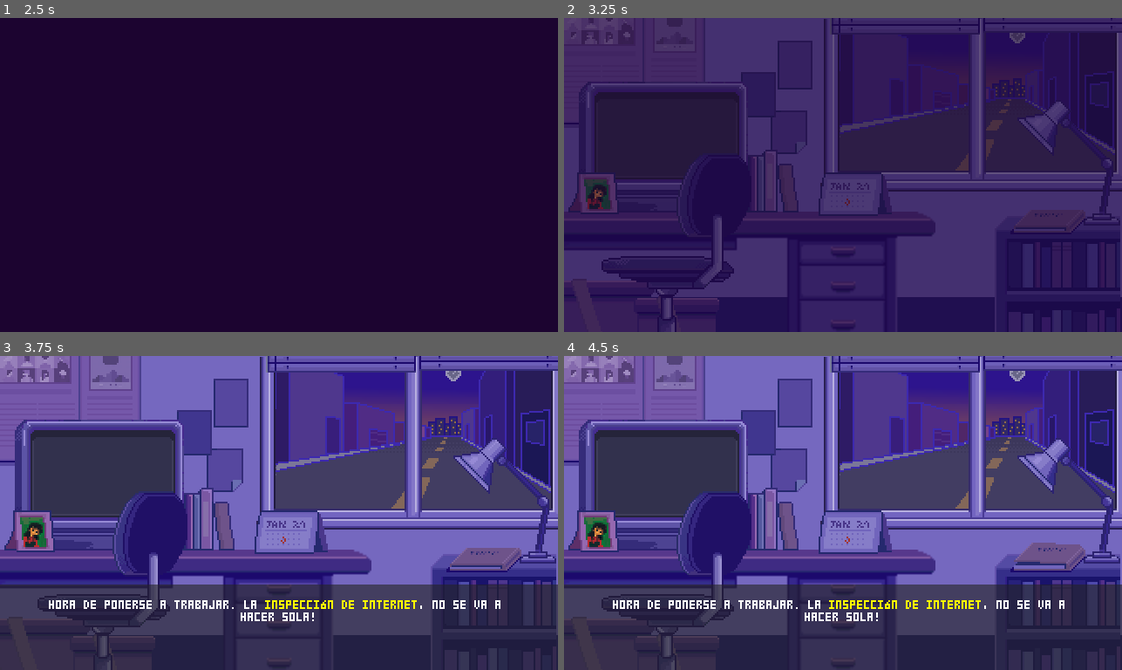
Above: before the commit, frames 1-4 (two rows, left to right).
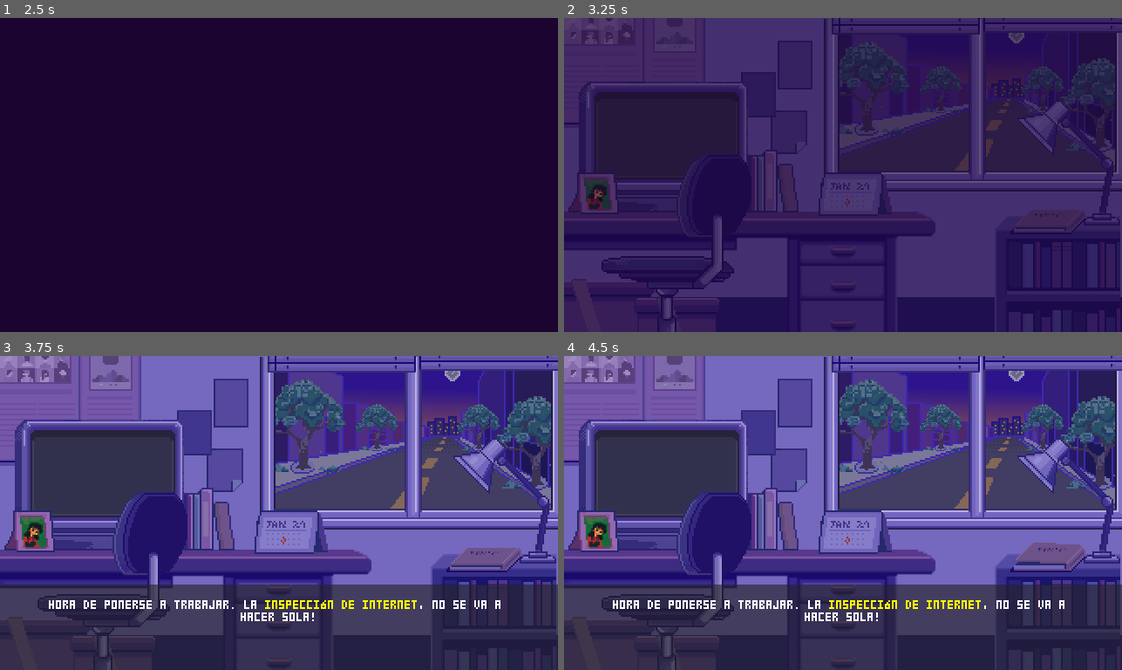
Above: after the commit, the same moments.

Repository: fede-alvarez/ggj-2021
Game: Godot game, scene res://scenes/Menu.tscn
The game is run twice, just before and just after one commit, with the same random seed, the same clock (stepped at 60 frames per second) and the same inputs.
Inputs (mouse positions are in pixels of both pictures, inside the frame that each line leads up to):
- Up to frame 1 (2.5 s): click (279, 175) at 0.5 s; click (279, 175) at 1.25 s; click (279, 175) at 2 s
- Up to frame 2 (3.25 s): click (597, 193) at 2.75 s
- Up to frame 3 (3.75 s): click (212, 434) at 3.5 s
- Up to frame 4 (4.5 s): click (1049, 556) at 4.25 s

Frame 1 is identical in both runs. In frame 2, 2.8% of the frame differs, in the area x 49-99%, y 4-49%; in frame 3, 5.9%; in frame 4, 5.9%.

Commit message:
Agregados nuevas imagenes para las noticias

Diff:
--- a/scenes/Game.tscn
+++ b/scenes/Game.tscn
@@ -25,11 +25,129 @@
 [ext_resource path="res://assets/backgrounds/background.png" type="Texture" id=23]
 [ext_resource path="res://assets/backgrounds/base.png" type="Texture" id=24]
 [ext_resource path="res://assets/elements/boxes.png" type="Texture" id=25]
-[ext_resource path="res://assets/backgrounds/ciudad_fondo.png" type="Texture" id=26]
+[ext_resource path="res://assets/backgrounds/ciudad_fondo_NUEVA.png" type="Texture" id=26]
 [ext_resource path="res://assets/elements/silla.png" type="Texture" id=27]
 [ext_resource path="res://assets/elements/animations/g4_tv.png" type="Texture" id=28]
 [ext_resource path="res://scripts/Dialogs.gd" type="Script" id=29]
 [ext_resource path="res://assets/ui/gameover.png" type="Texture" id=30]
+[ext_resource path="res://assets/elements/animations/tree.png" type="Texture" id=31]
+[ext_resource path="res://assets/elements/animations/protesta.png" type="Texture" id=32]
+
+[sub_resource type="AtlasTexture" id=8]
+atlas = ExtResource( 31 )
+region = Rect2( 0, 0, 49, 54 )
+
+[sub_resource type="AtlasTexture" id=9]
+atlas = ExtResource( 31 )
+region = Rect2( 49, 0, 49, 54 )
+
+[sub_resource type="AtlasTexture" id=10]
+atlas = ExtResource( 31 )
+region = Rect2( 98, 0, 49, 54 )
+
+[sub_resource type="AtlasTexture" id=11]
+atlas = ExtResource( 31 )
+region = Rect2( 147, 0, 49, 54 )
+
+[sub_resource type="AtlasTexture" id=12]
+atlas = ExtResource( 31 )
+region = Rect2( 196, 0, 49, 54 )
+
+[sub_resource type="AtlasTexture" id=13]
+atlas = ExtResource( 31 )
+region = Rect2( 245, 0, 49, 54 )
+
+[sub_resource type="AtlasTexture" id=14]
+atlas = ExtResource( 31 )
+region = Rect2( 294, 0, 49, 54 )
+
+[sub_resource type="AtlasTexture" id=15]
+atlas = ExtResource( 31 )
+region = Rect2( 343, 0, 49, 54 )
+
+[sub_resource type="AtlasTexture" id=16]
+atlas = ExtResource( 31 )
+region = Rect2( 392, 0, 49, 54 )
+
+[sub_resource type="AtlasTexture" id=17]
+atlas = ExtResource( 31 )
+region = Rect2( 441, 0, 49, 54 )
+
+[sub_resource type="AtlasTexture" id=18]
+atlas = ExtResource( 31 )
+region = Rect2( 490, 0, 49, 54 )
+
+[sub_resource type="AtlasTexture" id=19]
+atlas = ExtResource( 31 )
+region = Rect2( 539, 0, 49, 54 )
+
+[sub_resource type="AtlasTexture" id=20]
+atlas = ExtResource( 31 )
+region = Rect2( 588, 0, 49, 54 )
+
+[sub_resource type="AtlasTexture" id=21]
+atlas = ExtResource( 31 )
+region = Rect2( 637, 0, 49, 54 )
+
+[sub_resource type="AtlasTexture" id=22]
+atlas = ExtResource( 31 )
+region = Rect2( 686, 0, 49, 54 )
+
+[sub_resource type="AtlasTexture" id=23]
+atlas = ExtResource( 31 )
+region = Rect2( 735, 0, 49, 54 )
+
+[sub_resource type="AtlasTexture" id=24]
+atlas = ExtResource( 31 )
+region = Rect2( 784, 0, 49, 54 )
+
+[sub_resource type="AtlasTexture" id=25]
+atlas = ExtResource( 31 )
+region = Rect2( 833, 0, 49, 54 )
+
+[sub_resource type="AtlasTexture" id=26]
+atlas = ExtResource( 31 )
+region = Rect2( 882, 0, 49, 54 )
+
+[sub_resource type="AtlasTexture" id=27]
+atlas = ExtResource( 31 )
+region = Rect2( 931, 0, 49, 54 )
+
+[sub_resource type="AtlasTexture" id=28]
+atlas = ExtResource( 31 )
+region = Rect2( 980, 0, 49, 54 )
+
+[sub_resource type="AtlasTexture" id=29]
+atlas = ExtResource( 31 )
+region = Rect2( 1029, 0, 49, 54 )
+
+[sub_resource type="AtlasTexture" id=30]
+atlas = ExtResource( 31 )
+region = Rect2( 1078, 0, 49, 54 )
+
+[sub_resource type="SpriteFrames" id=31]
+animations = [ {
+"frames": [ SubResource( 8 ), SubResource( 9 ), SubResource( 10 ), SubResource( 11 ), SubResource( 12 ), SubResource( 13 ), SubResource( 14 ), SubResource( 15 ), SubResource( 16 ), SubResource( 17 ), SubResource( 18 ), SubResource( 19 ), SubResource( 20 ), SubResource( 21 ), SubResource( 22 ), SubResource( 23 ), SubResource( 24 ), SubResource( 25 ), SubResource( 26 ), SubResource( 27 ), SubResource( 28 ), SubResource( 29 ), SubResource( 30 ) ],
+"loop": true,
+"name": "Idle",
+"speed": 4.0
+} ]
+
+[sub_resource type="AtlasTexture" id=5]
+atlas = ExtResource( 32 )
+region = Rect2( 0, 0, 73, 86 )
+
+[sub_resource type="AtlasTexture" id=6]
+atlas = ExtResource( 32 )
+region = Rect2( 73, 0, 73, 86 )
+
+[sub_resource type="SpriteFrames" id=7]
+animations = [ {
+"frames": [ SubResource( 5 ), SubResource( 6 ) ],
+"loop": true,
+"name": "Idle",
+"speed": 3.0
+} ]
 
 [sub_resource type="Animation" id=1]
 resource_name = "Hover"
@@ -91,8 +209,50 @@
 centered = false
 
 [node name="ciudad_fondo" type="Sprite" parent="."]
-position = Vector2( 237.471, 49.8923 )
+position = Vector2( 237, 50 )
 texture = ExtResource( 26 )
+
+[node name="Arboles" type="Position2D" parent="."]
+
+[node name="Tree" type="AnimatedSprite" parent="Arboles"]
+position = Vector2( 173.772, 40.3805 )
+frames = SubResource( 31 )
+animation = "Idle"
+frame = 6
+playing = true
+
+[node name="Tree4" type="AnimatedSprite" parent="Arboles"]
+position = Vector2( 307.618, 49.9085 )
+frames = SubResource( 31 )
+animation = "Idle"
+frame = 5
+playing = true
+
+[node name="Tree2" type="AnimatedSprite" parent="Arboles"]
+position = Vector2( 216.421, 40.8342 )
+scale = Vector2( 0.5, 0.5 )
+frames = SubResource( 31 )
+animation = "Idle"
+frame = 6
+playing = true
+
+[node name="Tree3" type="AnimatedSprite" parent="Arboles"]
+position = Vector2( 274.95, 40.8342 )
+scale = Vector2( 0.5, 0.5 )
+frames = SubResource( 31 )
+animation = "Idle"
+frame = 5
+playing = true
+
+[node name="Contras" type="Position2D" parent="."]
+visible = false
+
+[node name="Protesta" type="AnimatedSprite" parent="Contras"]
+position = Vector2( 278.58, 50.3622 )
+frames = SubResource( 7 )
+animation = "Idle"
+frame = 1
+playing = true
 
 [node name="WindowAlpha" type="ColorRect" parent="."]
 margin_left = 157.185
@@ -260,7 +420,6 @@
 [node name="HUD" type="CanvasLayer" parent="."]
 
 [node name="Popup" type="Popup" parent="HUD"]
-visible = true
 anchor_right = 1.0
 anchor_bottom = 1.0
 __meta__ = {
--- a/scripts/Game.gd
+++ b/scripts/Game.gd
@@ -154,7 +154,7 @@
 func _on_PortraitButton_pressed():
 	play_sound("photo_click")
 	$HUD/Dialogs.show_dialog([
-		"EL RETRATO DE UNA JOVEN MUJER. AL PIE DE LA FOTOGRAFÍA SE LEE [color=yellow]CLARA VERDESOTO[/color]",
+		"EL RETRATO DE UNA JOVEN MUJER. AL PIE DE LA FOTOGRAFÍA SE LEE\n[color=yellow]CLARA VERDESOTO[/color]",
 		father("TÚ:\nTIENES A TU MADRE EN LA SONRISA.")
 	])
 
--- a/scripts/Globals.gd
+++ b/scripts/Globals.gd
@@ -29,7 +29,7 @@
 		"id" : 4,
 		"title" : "Familia completa vinculada al acto terrorista contra el capitolio. El gato de la familia también fue procesado.",
 		"date"  : "01/01/21",
-		"image" : "1_capitolio",
+		"image" : "9_familiaCapitolio Gato",
 		"is_fake" : true,
 		"is_story" : false
 	},
@@ -37,7 +37,7 @@
 		"id" : 5,
 		"title" : "El presidente saliente Forbes, no habla sobre el asalto al Capitolio, pero admite que no le desagrada.",
 		"date"  : "05/08/20",
-		"image" : "5_presidentes",
+		"image" : "13_presidente saliente forbes",
 		"is_fake" : true,
 		"is_story" : false
 	},
@@ -85,7 +85,7 @@
 		"id" : 11,
 		"title" : "CornHeal ha enviado un primer cargamento de ayuda a la frontera británica.",
 		"date"  : "06/09/20",
-		"image" : "4_virus_covid",
+		"image" : "14_ corneal ha enviado cargamento",
 		"is_fake" : true,
 		"is_story" : true
 	},
@@ -93,7 +93,7 @@
 		"id" : 12,
 		"title" : "Provisiones Chinas llegan a la frontera británica. ¡Enlatados de Sardina y Arroz blanco!",
 		"date"  : "06/09/20",
-		"image" : "2_camiones",
+		"image" : "7_provisionesChinasEnlatados",
 		"is_fake" : true,
 		"is_story" : true
 	},
@@ -109,7 +109,7 @@
 		"id" : 14,
 		"title" : "El agua ahora vale más que el oro. Economistas afirman que el agua se medirá en unidades de venta y consumo.",
 		"date"  : "06/09/20",
-		"image" : "2_camiones",
+		"image" : "11_ agua vale mas que el oro",
 		"is_fake" : true,
 		"is_story" : false
 	},
@@ -165,7 +165,7 @@
 		"id" : 21,
 		"title" : "Sudáfrica no ha podido recuperarse de la 2da Cepa de MST-19. CornHeal se ha involucrado en el desarrollo de una cura.",
 		"date"  : "06/02/20",
-		"image" : "4_virus_covid",
+		"image" : "16_sudafrica no ha podido recuperarse",
 		"is_fake" : true,
 		"is_story" : false
 	},
@@ -181,7 +181,7 @@
 		"id" : 23,
 		"title" : "En la región oriental primeros vacunados  empiezan a denunciar anomalías clínicas y efectos colaterales.",
 		"date"  : "06/02/20",
-		"image" : "4_virus_covid",
+		"image" : "8_regioOrienta_anomaliasClinicas",
 		"is_fake" : true,
 		"is_story" : false
 	},
@@ -189,7 +189,7 @@
 		"id" : 24,
 		"title" : "Personal médico que no atiende covid recibe dosis de vacuna sobrantes",
 		"date"  : "06/02/20",
-		"image" : "4_virus_covid",
+		"image" : "12_personal medico vacuna dosis sobrantes",
 		"is_fake" : false,
 		"is_story" : false
 	},
@@ -214,7 +214,7 @@
 		"id" : 27,
 		"title" : "'¿Que no hay gobierno?' que nos gobierne Rusia entonces",
 		"date"  : "06/02/20",
-		"image" : "4_virus_covid",
+		"image" : "10_que nos gobierne rusia",
 		"is_fake" : true,
 		"is_story" : false
 	},
Binary file added: assets/backgrounds/Captura de Pantalla 2021-01-29 a la(s) 22.59.58.png
Not shown, added: assets/backgrounds/Captura de Pantalla 2021-01-29 a la(s) 22.59.58.png.import
Binary file removed: assets/backgrounds/ciudad_fondo.png
Binary file added: assets/backgrounds/ciudad_fondo_NUEVA.png
Not shown, added: assets/backgrounds/ciudad_fondo_NUEVA.png.import
Binary file added: assets/elements/animations/protesta.png
Not shown, added: assets/elements/animations/protesta.png.import
Binary file added: assets/elements/animations/tree.png
Not shown, added: assets/elements/animations/tree.png.import
Binary file added: assets/elements/news_images/10_que nos gobierne rusia.png
Not shown, added: assets/elements/news_images/10_que nos gobierne rusia.png.import
Binary file added: assets/elements/news_images/11_ agua vale mas que el oro.png
(and 16 more such lines)
